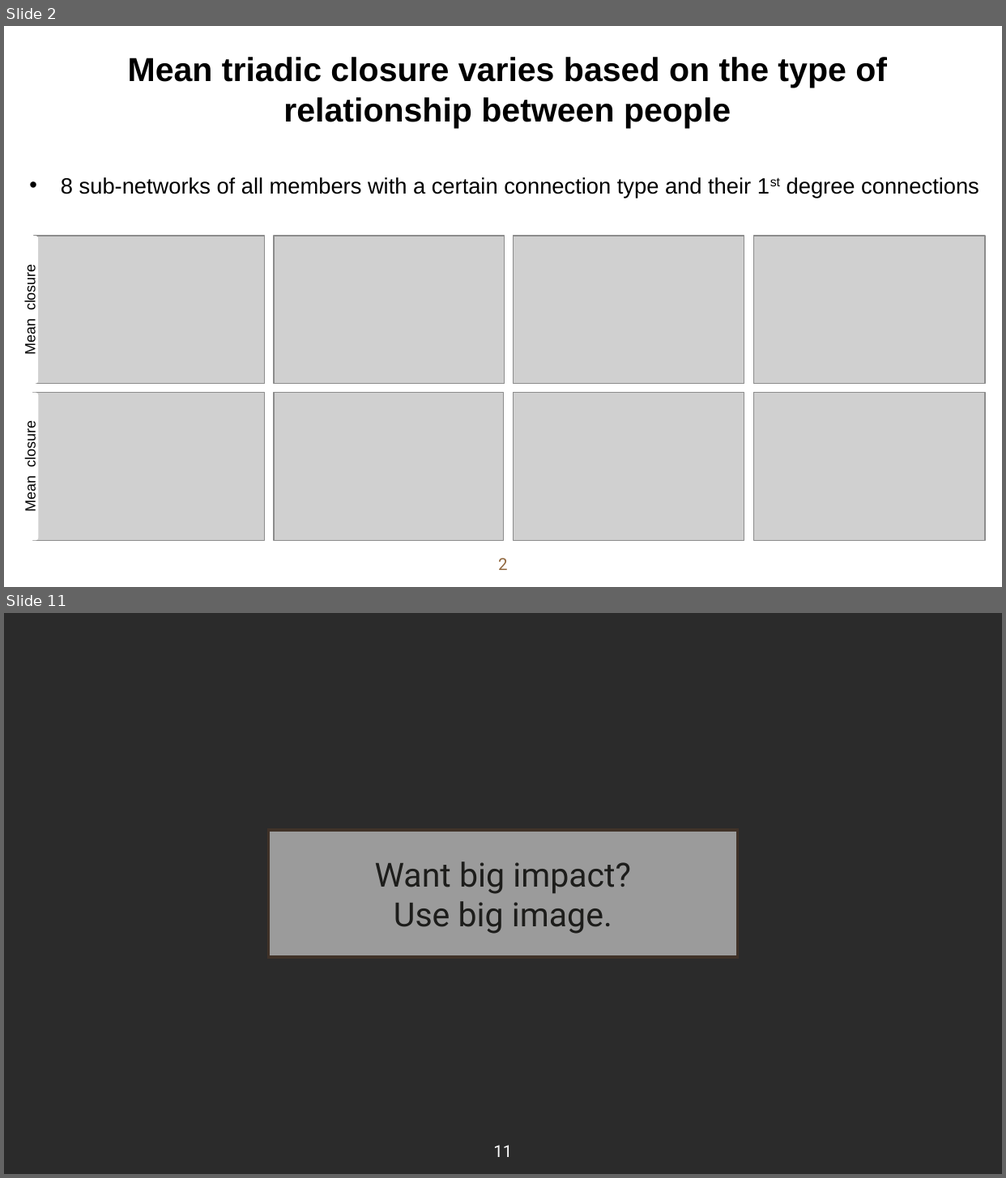
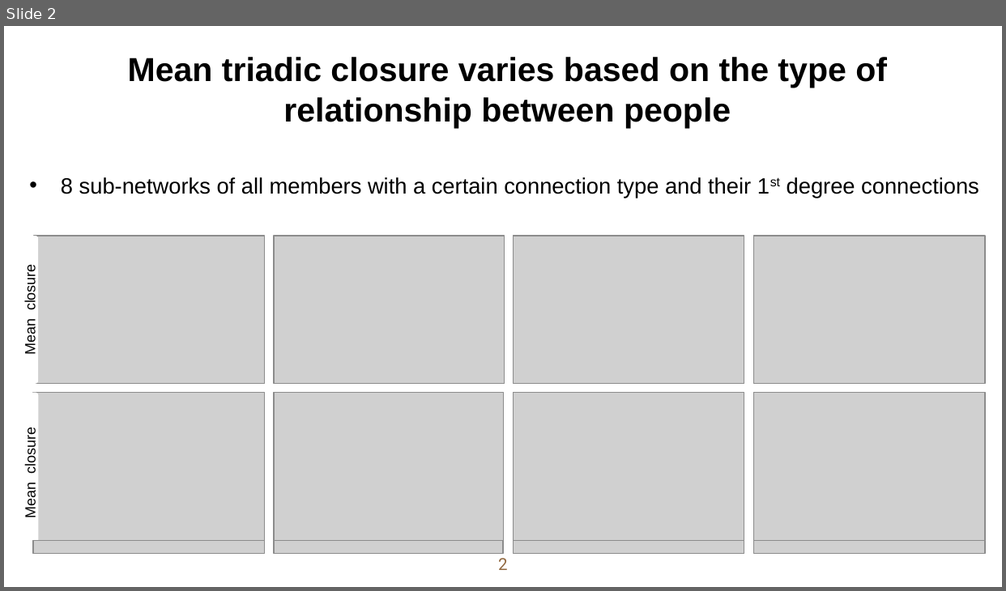
Before and after one commit to alex-luwenhui/MSBA-Team6-BaconProject, a slide deck: Mira slides.pptx. Shown one above the other, each under a label of ours: slides 2 and 11 before the commit, slide 2 after it; the slides between them are not shown. The pictures are 1006x1178 and 1006x591 pixels, drawn with LibreOffice and Linux fonts; fonts in the diff are those of the drawing; grey boxes stand for pictures; background and template pictures are left out; a plain dark background stands for a picture behind light text. Boxes give left, top, right and bottom in pixels: in the first picture for what was removed or moved away, otherwise in the second. Text is boxed around its words. In the diff, an @@ line names an element or a change of style, - is before the commit and + after.

```diff
--- a/Mira slides.pptx
+++ b/Mira slides.pptx
@@ slide 11 removed at (4,613,1002,1174), background picture (left out) @@
@@ rectangle removed at (268,831,738,957) @@
-Want big impact?
-Use big image.
@@ page number removed at (493,1145,512,1157) @@
-11
@@ slide 2 changed as well @@
@@ rounded rectangle "Mean closure": place and size @@
-rounded rectangle "Mean closure" at (21,392,38,540)
+rounded rectangle "Mean closure" at (21,392,38,552)
@@ picture added at (33,541,265,554) @@
@@ picture added at (274,541,503,554) @@
@@ picture added at (513,541,744,554) @@
@@ picture added at (753,541,985,554) @@
```
Also in this commit, not shown: 1 other slide changed, 2 slides added, 25 other slides removed, 5 other files.
